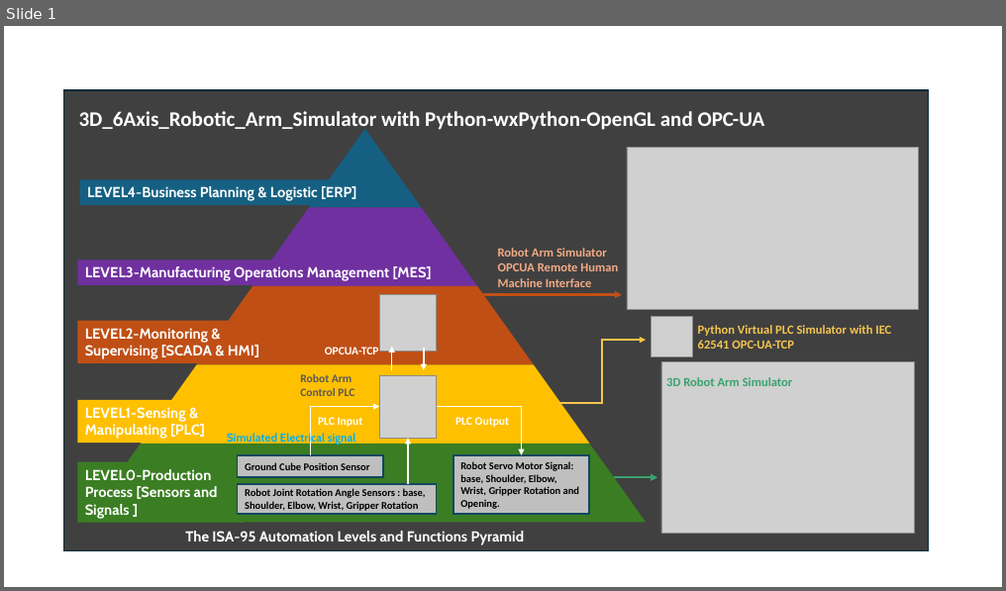
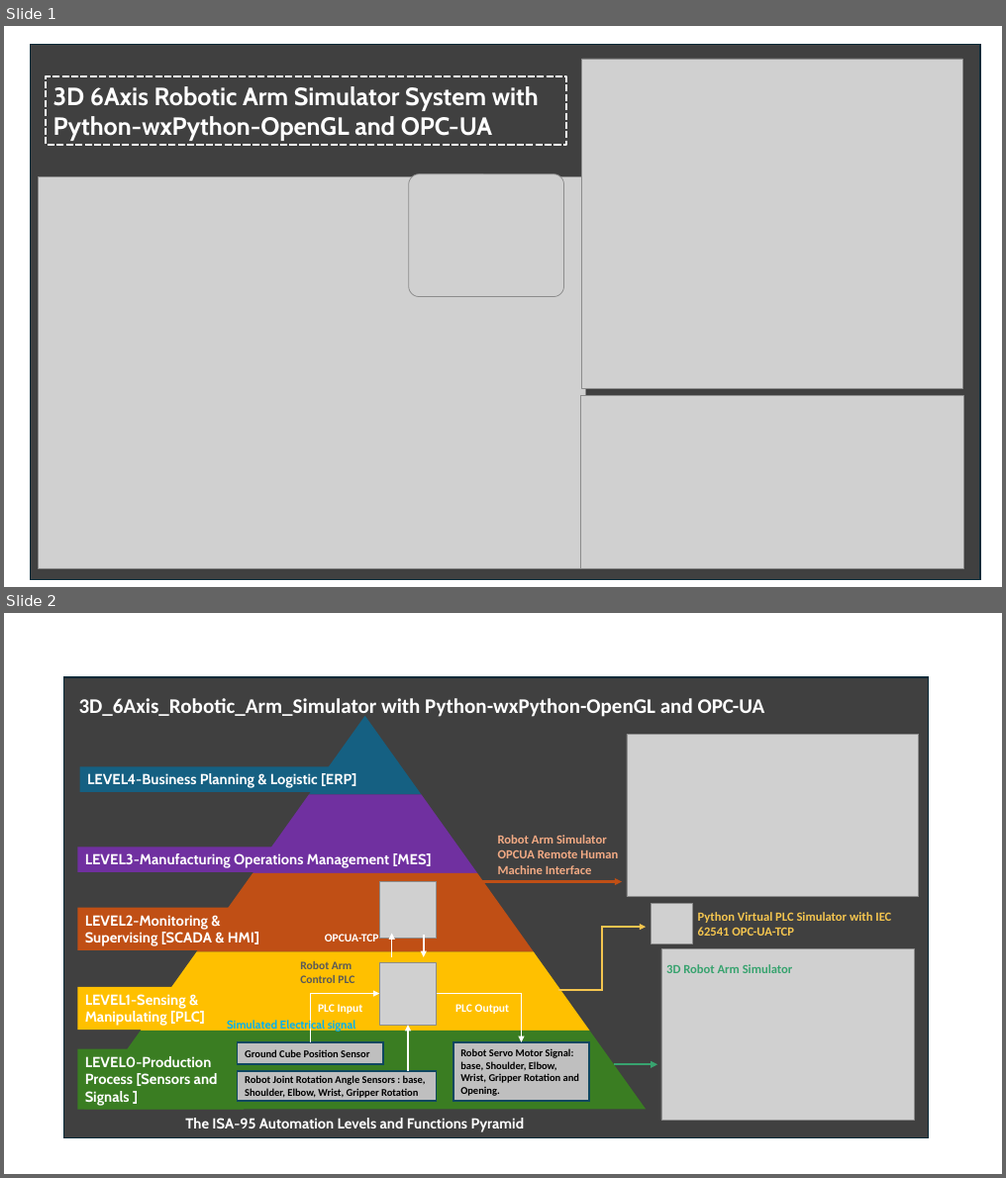
Before and after one commit to LiuYuancheng/Python_3D_6Axis_Robotic_Arm_Simulator, a slide deck: doc/designDoc.pptx. Shown one above the other, each under a label of ours: slide 1 before the commit, slides 1 and 2 after it. The pictures are 1006x591 and 1006x1178 pixels, drawn with LibreOffice and Linux fonts; fonts in the diff are those of the drawing; grey boxes stand for pictures. Boxes give left, top, right and bottom in pixels: in the first picture for what was removed or moved away, otherwise in the second. Text is boxed around its words. In the diff, an @@ line names an element or a change of style, - is before the commit and + after.

```diff
--- a/doc/designDoc.pptx
+++ b/doc/designDoc.pptx
@@ slide 1 added at (x1=4, y1=26, x2=1002, y2=587), background #FFFFFF @@
@@ rectangle added at (x1=30, y1=45, x2=980, y2=580), fill #404040, outline #092A39 1.5 pt @@
@@ rectangle added at (x1=46, y1=76, x2=566, y2=145), outline #FFFFFF 2.25 pt dashed, 24 pt, text #FFFFFF, bold @@
+3D 6Axis Robotic Arm Simulator System with Python-wxPython-OpenGL and OPC-UA
@@ picture added at (x1=582, y1=59, x2=963, y2=390) @@
@@ picture added at (x1=39, y1=177, x2=586, y2=570) @@
@@ picture added at (x1=409, y1=174, x2=564, y2=297) @@
@@ picture added at (x1=581, y1=396, x2=963, y2=570) @@
@@ what was slide 1 is now slide 2 @@
```
Also in this commit, not shown: 3 other slides added, 4 other files.
